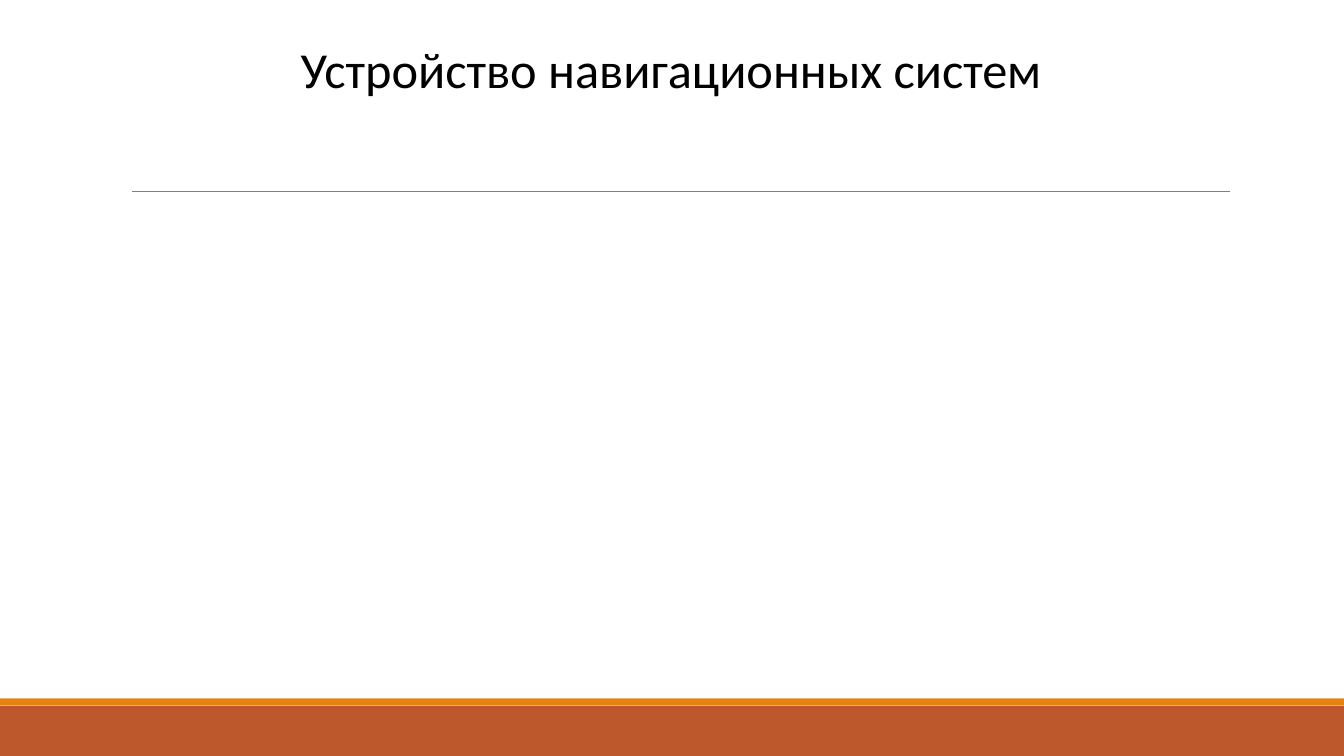
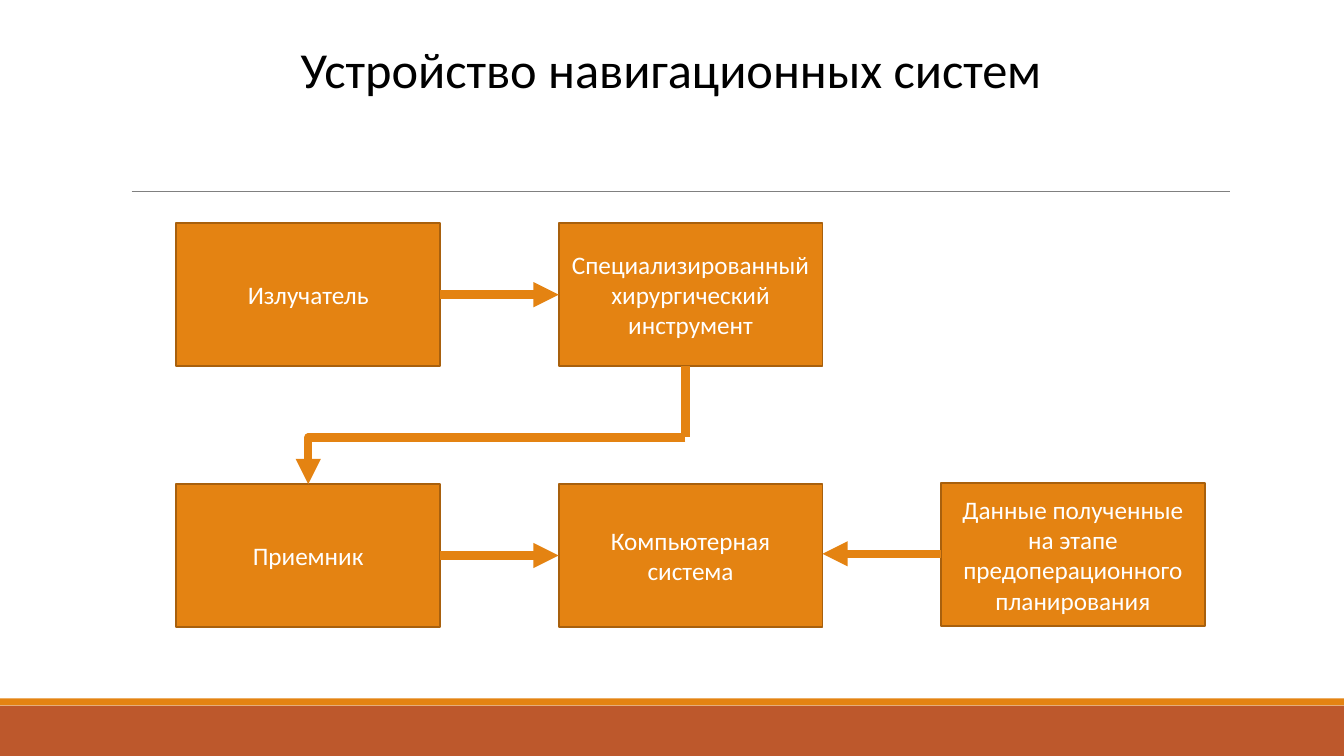
Before and after one commit to vladimirshilyaev/rk9students, a slide deck: slide 6 of doc/Ramzhaev/Presentation.pptx (slide 4 before the commit). Drawn at 1344x756 pixels with LibreOffice and Linux fonts; fonts in the diff are those of the drawing. Boxes give left, top, right and bottom in pixels: in the first picture for what was removed or moved away, otherwise in the second. Text is boxed around its words. In the diff, an @@ line names an element or a change of style, - is before the commit and + after.

```diff
--- a/doc/Ramzhaev/Presentation.pptx
+++ b/doc/Ramzhaev/Presentation.pptx
@@ rectangle added at (176,224,441,367), fill #E48312, outline #A9610D 1.25 pt, 18 pt, text #FFFFFF @@
+Излучатель
@@ rectangle added at (559,224,823,367), fill #E48312, outline #A9610D 1.25 pt, 18 pt, text #FFFFFF @@
+Специализированный хирургический инструмент
@@ arrow added from (441, 294) to (559, 294), #E48312 6 pt @@
@@ line added from (686, 366) to (686, 438), #E48312 6 pt @@
@@ elbow arrow added from (686, 438) to (309, 484), #E48312 6 pt @@
@@ rectangle added at (176,484,441,627), fill #E48312, outline #A9610D 1.25 pt, 18 pt, text #FFFFFF @@
+Приемник
@@ rectangle added at (559,484,823,627), fill #E48312, outline #A9610D 1.25 pt, 18 pt, text #FFFFFF @@
+Компьютерная система
@@ rectangle added at (942,483,1206,626), fill #E48312, outline #A9610D 1.25 pt, 18 pt, text #FFFFFF @@
+Данные полученные на этапе предоперационного планирования
@@ arrow added from (441, 556) to (559, 556), #E48312 6 pt @@
@@ arrow added from (942, 554) to (823, 554), #E48312 6 pt @@
```
Also in this commit, not shown: 7 other slides changed, 4 slides added, 1 slide removed, 7 other files.
